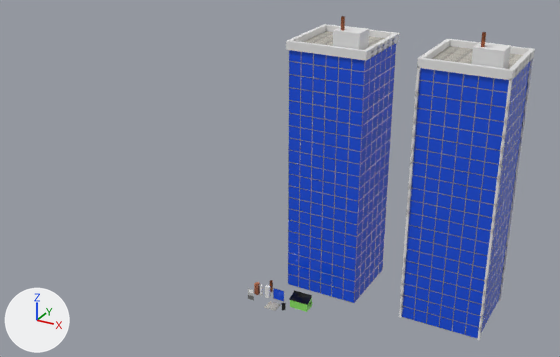
One commit to the FBX model SpiderGame/Assets/Models and Assets/Modular City/Modular city.fbx: the scene before it, then after it.
Both versions are drawn from a 50 mm camera at (55.6, -91.3, 68.0) aimed at (-0.7, 10.9, 16.9). The axes (+X, +Y, +Z) are drawn at lower left. The lights are the same throughout. Where no turn or scale is listed for an object, it has been applied to the vertices.

The older version as bpy lines, for what is in view:
```python
ob_skyscraper__mostly_windows = bpy.data.objects.new('Skyscraper (mostly windows)', me_cube_052)
ob_skyscraper__mostly_windows.location = (9.7, 7.7, 40.0)
ob_skyscraper__windows___concrete_perimeter = bpy.data.objects.new('Skyscraper (windows + concrete perimeter)', me_cube_053)
ob_skyscraper__windows___concrete_perimeter.location = (29.7, 7.7, 40.0)
```
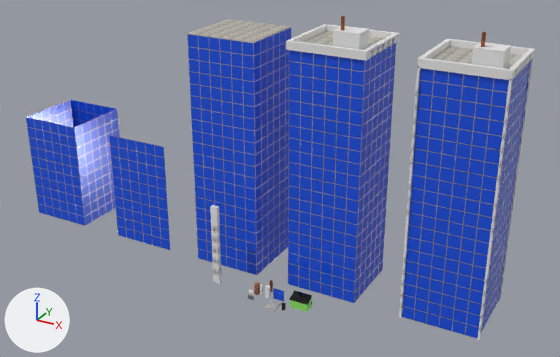
Pixel boxes [x1, y1, x2, y2] of what changed, in the pictures (560 x 357 px):
'Building (no door and top walls)', added (blue)
    after: [187, 19, 292, 275]
    faces in mat_window (blue #1852e7): [187, 28, 291, 275]
    faces in mat_steel_frame (light grey #cecece): [187, 27, 292, 275]
    faces in mat_material (picture img_large_texture_27___sidewalk_by_bystrawbrry_d3h9xhc_375w_2x_jpg): [187, 19, 291, 43]
'Giant window wall (all sides)', added (blue)
    after: [26, 100, 120, 226]
    faces in mat_window (blue #1852e7): [26, 100, 120, 225]
    faces in mat_steel_frame (light grey #cecece): [26, 100, 120, 226]
'Giant window wall', added (blue)
    after: [109, 135, 170, 250]
    faces in mat_window (blue #1852e7): [109, 135, 170, 250]
    faces in mat_steel_frame (light grey #cecece): [109, 135, 170, 250]
'Concrete pillar long', added
    after: [210, 205, 222, 284]

The edits, one by one:
Mesh me_cube_011 is new.
It has 128 vertices, 130 faces and spans x -0.63..0.64, y 0.0..0.64, z -12.0..2.0.
It uses material mat_concrete (its picture is missing).
Mesh me_plane_519 is new.
It has 690 vertices, 700 faces and spans x 0.0..12.0, y 0.0, z 0.0..20.0.
Faces by material slot: [220, 480].
It uses material mat_window (blue #1852e7).
It uses material mat_steel_frame (light grey #cecece).
Mesh me_plane_762 is new.
It has 2687 vertices, 2780 faces and spans x 0.0..12.0, y -12.0..0.0, z 0.0..20.0.
Faces by material slot: [860, 1920].
It uses material mat_window (blue #1852e7).
It uses material mat_steel_frame (light grey #cecece).
Mesh me_plane_483 is new.
It has 5947 vertices, 6191 faces and spans x -10.0..2.0, y 0.0..12.0, z -40.0..0.1.
Faces by material slot: [1991, 3840, 360].
It uses material mat_window (blue #1852e7).
It uses material mat_steel_frame (light grey #cecece).
It uses material mat_material (picture img_large_texture_27___sidewalk_by_bystrawbrry_d3h9xhc_375w_2x_jpg).
Object 'Concrete pillar long' (ob_concrete_pillar_long) is new; it shows me_cube_011.
Its location is (-7.7, 1.7, 12.0).
Object 'Giant window wall' (ob_giant_window_wall) is new; it shows me_plane_519.
Its location is (-33.0, 7.0, 0.0).
Object 'Giant window wall (all sides)' (ob_giant_window_wall__all_sides) is new; it shows me_plane_762.
Its location is (-53.0, 19.0, 0.0).
Object 'Building (no door and top walls)' (ob_building__no_door_and_top_walls) is new; it shows me_plane_483.
Its location is (-5.0, 7.0, 40.0).
